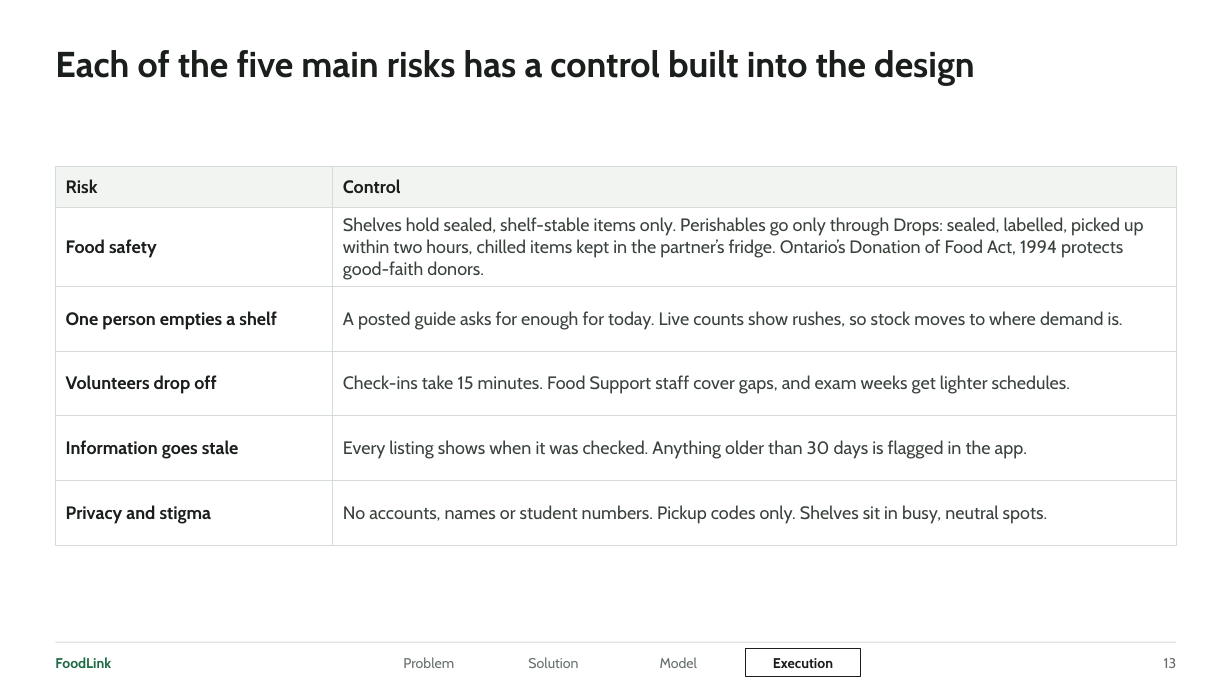
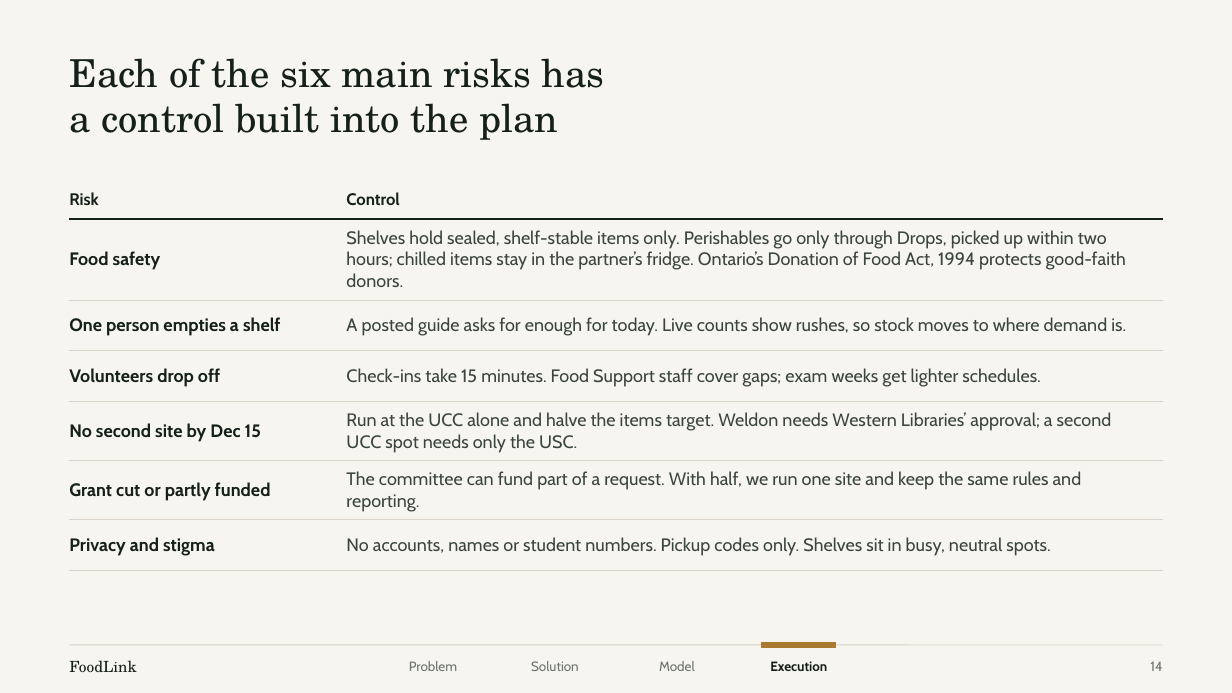
Before and after one commit to xingexu/aspire, a slide deck: slide 14 of deck/PBSN_ASPIRE_FoodLink.pptx (slide 13 before the commit). Drawn at 1232x693 pixels with LibreOffice and Linux fonts; fonts in the diff are those of the drawing. Boxes give left, top, right and bottom in pixels: in the first picture for what was removed or moved away, otherwise in the second. Text is boxed around its words. In the diff, an @@ line names an element or a change of style, - is before the commit and + after.

```diff
--- a/deck/PBSN_ASPIRE_FoodLink.pptx
+++ b/deck/PBSN_ASPIRE_FoodLink.pptx
@@ background #FFFFFF to #F7F5EF @@
@@ title at [69, 58, 605, 140]: text changed; size 28 to 30 pt; font Cabin to TeX Gyre Schola; text colour #1B1F1C to #15201A; bold off @@
-Each of the five main risks has a control built into the design
+Each of the six main risks has
+a control built into the plan
@@ table at [69, 180, 1163, 560] @@
-row 2, column 2: Shelves hold sealed, shelf-stable items only. Perishables go only through Drops: sealed, labelled, picked up within two hours, chilled items kept in the partner’s fridge. Ontario’s Donation of Food Act, 1994 protects good-faith donors.
+row 2, column 2: Shelves hold sealed, shelf-stable items only. Perishables go only through Drops, picked up within two hours; chilled items stay in the partner’s fridge. Ontario’s Donation of Food Act, 1994 protects good-faith donors.
-row 4: Volunteers drop off | Check-ins take 15 minutes. Food Support staff cover gaps, and exam weeks get lighter schedules.
-row 5: Information goes stale | Every listing shows when it was checked. Anything older than 30 days is flagged in the app.
+row 4: Volunteers drop off | Check-ins take 15 minutes. Food Support staff cover gaps; exam weeks get lighter schedules.
+row 5: No second site by Dec 15 | Run at the UCC alone and halve the items target. Weldon needs Western Libraries’ approval; a second UCC spot needs only the USC.
+row 6: Grant cut or partly funded | The committee can fund part of a request. With half, we run one site and keep the same rules and reporting.
@@ table: place and size @@
-table at [55, 166, 1177, 528]
+table at [69, 180, 1163, 560]
@@ text "FoodLink": place and size @@
-text "FoodLink" at [55, 657, 111, 668]
+text "FoodLink" at [69, 660, 136, 672]
@@ text "FoodLink" at [69, 660, 136, 672]: size 11 to 12 pt, font Cabin to TeX Gyre Schola, text colour #1E6B45 to #15201A, bold off @@
@@ line moved from (55, 642) - (1177, 642) to (69, 645) - (1163, 645) @@
@@ line (69, 645) - (1163, 645): stroke #D5DBD7 0.75 pt to #D9D4C7 0.75 pt @@
@@ size 11 to 10.5 pt, text colour #67706A to #6B746D in 3 elements at [659, 661, 695, 671], [531, 661, 579, 671], [409, 661, 457, 671] @@
@@ text "Execution" at [770, 661, 827, 671]: size 11 to 10.5 pt, text colour #1B1F1C to #15201A @@
@@ rectangle: place and size @@
-rectangle at [746, 649, 861, 677]
+rectangle at [762, 643, 836, 648]
@@ rectangle at [762, 643, 836, 648]: fill #FFFFFF to #A97A2F; outline #1B1F1C 0.75 pt to #A97A2F 1 pt @@
@@ page number removed at [1164, 658, 1177, 668] @@
-13
@@ page number added at [1150, 662, 1162, 671], 10.5 pt, text #6B746D @@
+14
```
Also in this commit, not shown: 17 other slides changed, 2 slides added, 1 slide removed, 21 other files.
